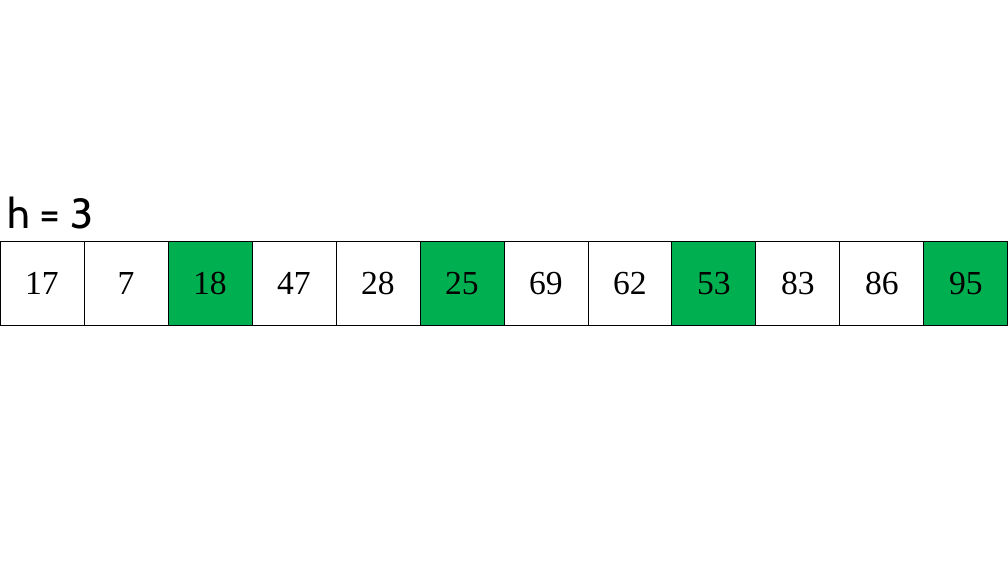
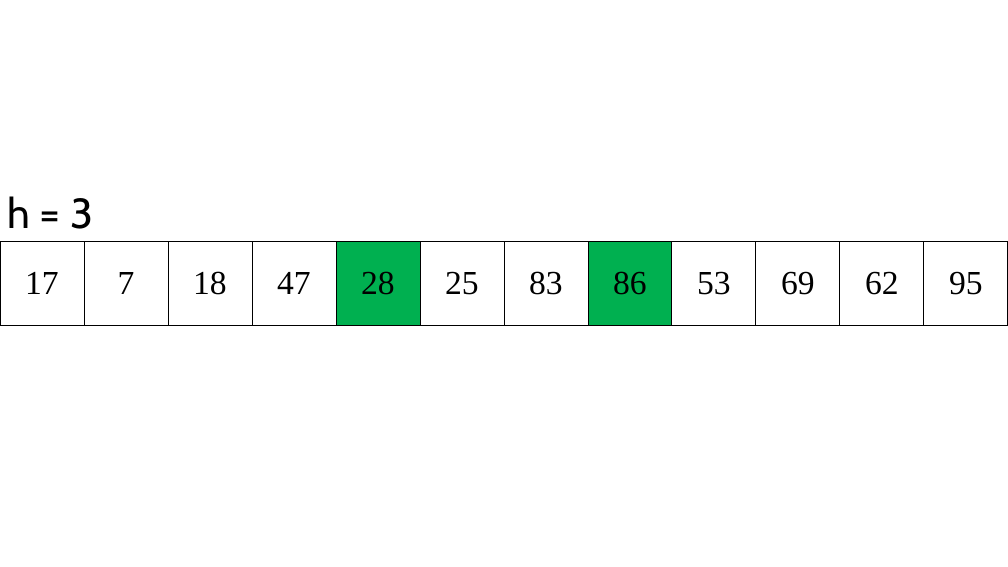
Before and after one commit to Wateraice727/Shell-Sort-Complexity-Analysis, a slide deck: slide 26 of Document/Shell Sort.pptx (slide 24 before the commit). Drawn at 1008x567 pixels with LibreOffice and Linux fonts; fonts in the diff are those of the drawing. Boxes give left, top, right and bottom in pixels: in the first picture for what was removed or moved away, otherwise in the second. Text is boxed around its words. In the diff, an @@ line names an element or a change of style, - is before the commit and + after.

```diff
--- a/Document/Shell Sort.pptx
+++ b/Document/Shell Sort.pptx
@@ table at [0, 241, 1007, 325] @@
-row 1: 17 | 7 | 18 | 47 | 28 | 25 | 69 | 62 | 53 | 83 | 86 | 95
+row 1: 17 | 7 | 18 | 47 | 28 | 25 | 83 | 86 | 53 | 69 | 62 | 95
@@ fill none to #FFFFFF in 2 cells @@
@@ fill #00B050 to #FFFFFF in 4 cells @@
@@ fill none to #00B050 in 2 cells @@
```
Also in this commit, not shown: 19 other slides changed, 8 slides added, 20 other files.
